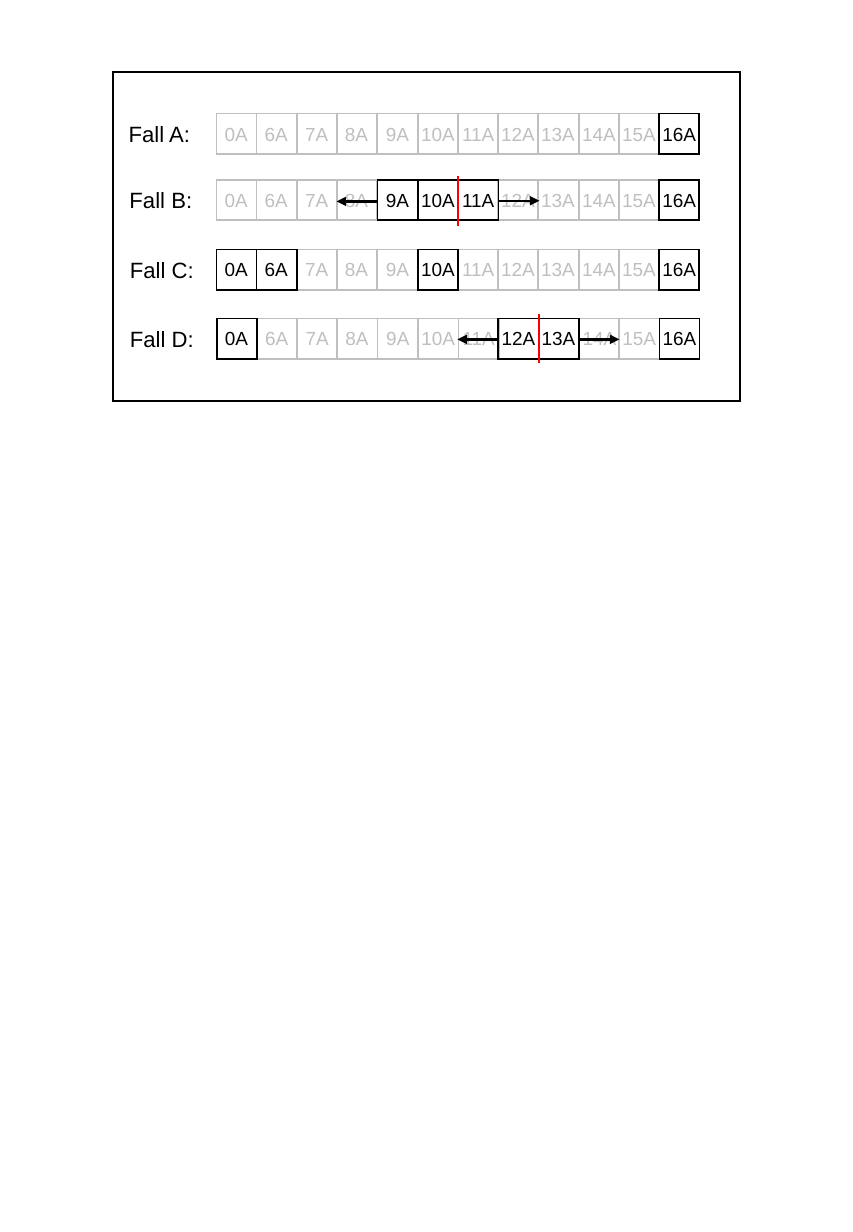
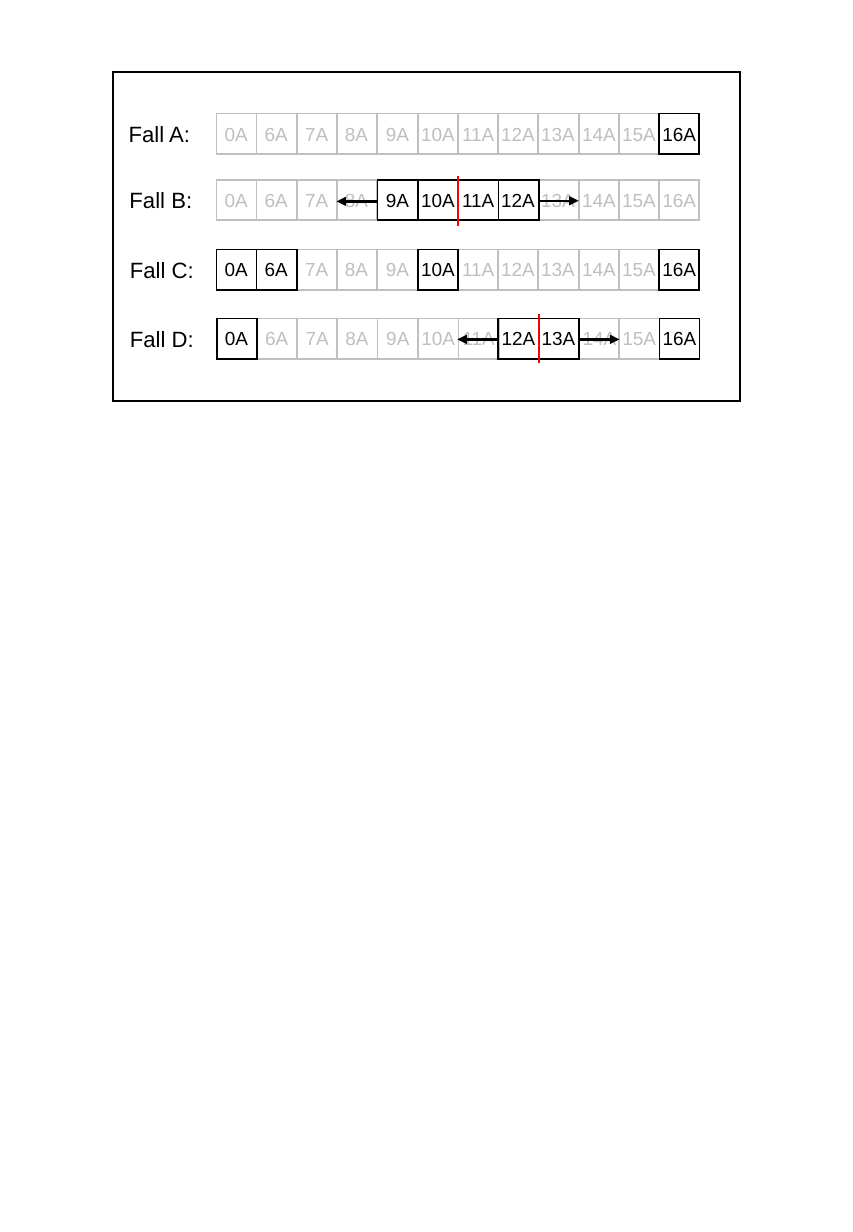
Before and after one commit to CHPhilipp/Sonsitige-Dokumente, a slide deck: slide 16 of Funktionsmodell_Lastmanagement.pptx (slide 15 before the commit). Drawn at 853x1232 pixels with LibreOffice and Linux fonts; fonts in the diff are those of the drawing. Boxes give left, top, right and bottom in pixels: in the first picture for what was removed or moved away, otherwise in the second. Text is boxed around its words. In the diff, an @@ line names an element or a change of style, - is before the commit and + after.

```diff
--- a/Funktionsmodell_Lastmanagement.pptx
+++ b/Funktionsmodell_Lastmanagement.pptx
@@ text "12A" at bbox=[501, 193, 535, 207]: text colour #BFBFBF to #000000 @@
@@ rectangle at bbox=[498, 180, 538, 220]: outline #BFBFBF 1 pt to #000000 1 pt @@
@@ arrow moved from (499, 201) - (539, 201) to (538, 201) - (579, 201) @@
@@ text "16A" at bbox=[662, 194, 696, 207]: text colour #000000 to #BFBFBF @@
@@ rectangle at bbox=[659, 180, 698, 220]: outline #000000 1 pt to #BFBFBF 1 pt @@
```
Also in this commit, not shown: 1 slide added.
